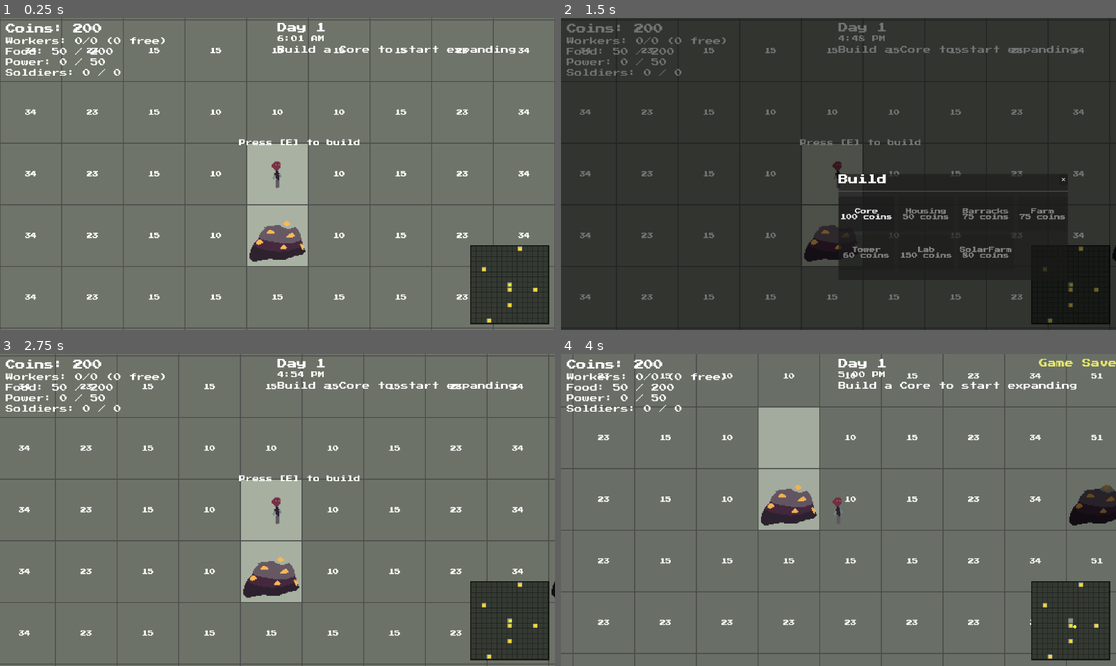
Above: before the commit, frames 1-4 (two rows, left to right).
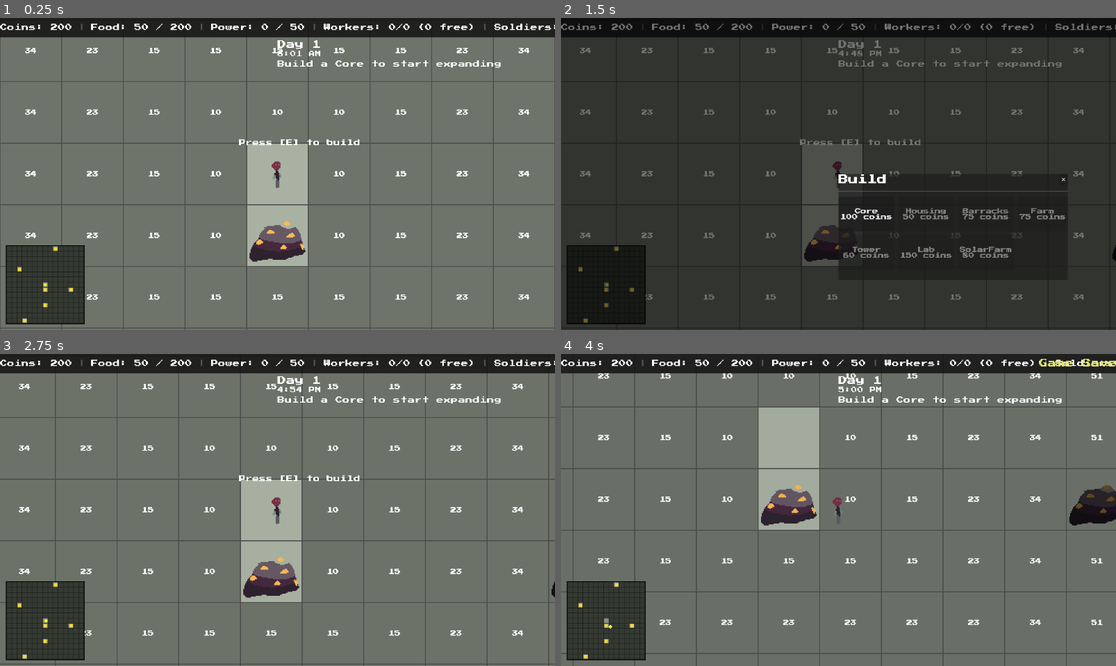
Above: after the commit, the same moments.

Repository: alecray/base-defense-game
Game: Godot game, scene res://scenes/main.tscn
Two runs of this game, one before a commit and one after it. Both use one fixed random seed, a clock stepped at 60 frames per second and the inputs below.
Inputs (mouse positions are in pixels of both pictures, inside the frame that each line leads up to):
- Up to frame 1 (0.25 s): no input
- Up to frame 2 (1.5 s): tap E at 0.5 s; move the mouse to (960, 158) at 0.52 s; hold D 0.53-1.25 s; tap U at 0.6 s; click (960, 158) at 0.67 s; click "Skip to Dusk" at 1.25 s
- Up to frame 3 (2.75 s): click "✕" at 2 s
- Up to frame 4 (4 s): tap E at 2.75, 2.85 s; move the mouse to (727, 525) at 2.77 s; hold S 2.78-3.53 s; click (727, 525) at 2.92 s; move the mouse to (894, 441) at 3.52 s; hold D from 3.53 s (still down); tap Z at 3.6 s; click (894, 441) at 3.67 s

The runs differ from the first frame. In frame 1, 15% of the frame differs, in the area x 0-100%, y 0-99%; in frame 2, 13%; in frame 3, 15%; in frame 4, 15%.

Commit message:
Refactor HUD to RTS convention: full-width top resource bar, minimap moves to bottom-left.
Co-Authored-By: Claude Sonnet 4.6 <noreply@anthropic.com>

Diff:
--- a/scenes/hud.tscn
+++ b/scenes/hud.tscn
@@ -4,8 +4,3 @@
 
 [node name="HUD" type="CanvasLayer"]
 script = ExtResource("1_hud")
-
-[node name="CoinsLabel" type="Label" parent="."]
-offset_left = 12.0
-offset_top = 12.0
-text = "Coins: 100"
--- a/scripts/hud.gd
+++ b/scripts/hud.gd
@@ -1,7 +1,6 @@
 extends CanvasLayer
 
-@onready var _coins_label: Label = $CoinsLabel
-
+var _coins_label: Label
 var _core_prompt: Label
 var _workers_label: Label
 var _food_label: Label
@@ -31,43 +30,47 @@
 func _ready() -> void:
 	layer = 5
 	add_to_group("hud")
-	_coins_label.add_theme_font_size_override("font_size", 20)
-	_coins_label.text = "Coins: %d" % GameState.coins
-	GameState.coins_changed.connect(_on_coins_changed)
-	GameState.building_placed.connect(_on_building_placed)
-	GameState.workers_changed.connect(_on_workers_changed)
-	GameState.food_changed.connect(_on_food_changed)
-
-	_workers_label = Label.new()
-	_workers_label.add_theme_font_size_override("font_size", 16)
-	_workers_label.text = "Workers: 0/0 (0 free)"
-	_workers_label.position = Vector2(12.0, 40.0)
-	add_child(_workers_label)
-
-	_food_label = Label.new()
-	_food_label.add_theme_font_size_override("font_size", 16)
-	_food_label.text = "Food: %d / %d" % [GameState.food, GameState.food_cap]
-	_food_label.position = Vector2(12.0, 62.0)
-	add_child(_food_label)
-
-	_power_label = Label.new()
-	_power_label.add_theme_font_size_override("font_size", 16)
-	_power_label.text = "Power: %d / %d" % [GameState.power, GameState.power_cap]
-	_power_label.position = Vector2(12.0, 84.0)
-	add_child(_power_label)
-	GameState.power_changed.connect(_on_power_changed)
-
-	_soldiers_label = Label.new()
-	_soldiers_label.add_theme_font_size_override("font_size", 16)
-	_soldiers_label.text = "Soldiers: 0 / 0"
-	_soldiers_label.position = Vector2(12.0, 106.0)
-	add_child(_soldiers_label)
-	GameState.soldiers_changed.connect(_on_soldiers_changed)
-
+
+	# --- Full-width top resource bar ---
+	var bar_bg: ColorRect = ColorRect.new()
+	bar_bg.color = Color(0.06, 0.06, 0.06, 0.82)
+	bar_bg.set_anchors_preset(Control.PRESET_TOP_WIDE)
+	bar_bg.offset_bottom = 40.0
+	bar_bg.mouse_filter = Control.MOUSE_FILTER_IGNORE
+	add_child(bar_bg)
+
+	var hbox: HBoxContainer = HBoxContainer.new()
+	hbox.set_anchors_preset(Control.PRESET_TOP_WIDE)
+	hbox.offset_bottom = 40.0
+	hbox.alignment = BoxContainer.ALIGNMENT_CENTER
+	hbox.add_theme_constant_override("separation", 12)
+	hbox.mouse_filter = Control.MOUSE_FILTER_IGNORE
+	add_child(hbox)
+
+	_coins_label = _make_bar_label("Coins: %d" % GameState.coins)
+	hbox.add_child(_coins_label)
+	hbox.add_child(_make_sep())
+
+	_food_label = _make_bar_label("Food: %d / %d" % [GameState.food, GameState.food_cap])
+	hbox.add_child(_food_label)
+	hbox.add_child(_make_sep())
+
+	_power_label = _make_bar_label("Power: %d / %d" % [GameState.power, GameState.power_cap])
+	hbox.add_child(_power_label)
+	hbox.add_child(_make_sep())
+
+	_workers_label = _make_bar_label("Workers: 0/0 (0 free)")
+	hbox.add_child(_workers_label)
+	hbox.add_child(_make_sep())
+
+	_soldiers_label = _make_bar_label("Soldiers: 0 / 0")
+	hbox.add_child(_soldiers_label)
+
+	# --- Day / Time (below bar, center) ---
 	_day_label = Label.new()
-	_day_label.add_theme_font_size_override("font_size", 20)
+	_day_label.add_theme_font_size_override("font_size", 18)
 	_day_label.set_anchors_preset(Control.PRESET_CENTER_TOP)
-	_day_label.offset_top = 10.0
+	_day_label.offset_top = 46.0
 	_day_label.horizontal_alignment = HORIZONTAL_ALIGNMENT_CENTER
 	add_child(_day_label)
 	var cycle: Node = get_tree().get_first_node_in_group("day_night_cycle")
@@ -78,29 +81,57 @@
 		_day_label.text = "Day 1"
 
 	_time_label = Label.new()
-	_time_label.add_theme_font_size_override("font_size", 14)
+	_time_label.add_theme_font_size_override("font_size", 13)
 	_time_label.set_anchors_preset(Control.PRESET_CENTER_TOP)
-	_time_label.offset_top = 36.0
+	_time_label.offset_top = 68.0
 	_time_label.horizontal_alignment = HORIZONTAL_ALIGNMENT_CENTER
 	_time_label.text = "6:00 AM"
 	add_child(_time_label)
 
+	# --- Tutorial prompt ---
 	_core_prompt = Label.new()
 	_core_prompt.text = "Build a Core to start expanding"
-	_core_prompt.add_theme_font_size_override("font_size", 16)
+	_core_prompt.add_theme_font_size_override("font_size", 15)
 	_core_prompt.set_anchors_preset(Control.PRESET_CENTER_TOP)
-	_core_prompt.offset_top = 58.0
+	_core_prompt.offset_top = 88.0
 	_core_prompt.horizontal_alignment = HORIZONTAL_ALIGNMENT_CENTER
 	_core_prompt.visible = GameState.get_building_count("Core") == 0
 	add_child(_core_prompt)
+
+	# --- Minimap (bottom-left) ---
+	var minimap: Control = load("res://scripts/minimap.gd").new()
+	add_child(minimap)
+
+	# --- Signals ---
+	GameState.coins_changed.connect(_on_coins_changed)
+	GameState.building_placed.connect(_on_building_placed)
+	GameState.workers_changed.connect(_on_workers_changed)
+	GameState.food_changed.connect(_on_food_changed)
+	GameState.power_changed.connect(_on_power_changed)
+	GameState.soldiers_changed.connect(_on_soldiers_changed)
 	GameState.game_reset.connect(_on_game_reset)
 	GameState.game_over.connect(_on_game_over)
-	var minimap: Control = load("res://scripts/minimap.gd").new()
-	add_child(minimap)
 	GameState.first_mine_worker_assigned.connect(_on_first_mine_worker_assigned)
 	GameState.first_farm_worker_assigned.connect(_on_first_farm_worker_assigned)
 	GameState.first_wall_placed.connect(_on_first_wall_placed)
 	GameState.building_attacked.connect(_on_building_attacked)
+
+func _make_bar_label(text: String) -> Label:
+	var lbl: Label = Label.new()
+	lbl.text = text
+	lbl.add_theme_font_size_override("font_size", 15)
+	lbl.vertical_alignment = VERTICAL_ALIGNMENT_CENTER
+	lbl.mouse_filter = Control.MOUSE_FILTER_IGNORE
+	return lbl
+
+func _make_sep() -> Label:
+	var sep: Label = Label.new()
+	sep.text = "|"
+	sep.add_theme_font_size_override("font_size", 15)
+	sep.add_theme_color_override("font_color", Color(0.5, 0.5, 0.5, 0.55))
+	sep.vertical_alignment = VERTICAL_ALIGNMENT_CENTER
+	sep.mouse_filter = Control.MOUSE_FILTER_IGNORE
+	return sep
 
 func _process(delta: float) -> void:
 	if _time_label == null:
--- a/scripts/minimap.gd
+++ b/scripts/minimap.gd
@@ -23,10 +23,10 @@
 
 func _ready() -> void:
 	mouse_filter = Control.MOUSE_FILTER_IGNORE
-	set_anchors_preset(Control.PRESET_BOTTOM_RIGHT)
-	offset_right  = -MM_PAD
+	set_anchors_preset(Control.PRESET_BOTTOM_LEFT)
+	offset_left   = MM_PAD
 	offset_bottom = -MM_PAD
-	offset_left   = offset_right  - MM_SIZE - BORDER * 2.0
+	offset_right  = offset_left  + MM_SIZE + BORDER * 2.0
 	offset_top    = offset_bottom - MM_SIZE - BORDER * 2.0
 	var tile_grid: Node = get_tree().get_first_node_in_group("tile_grid")
 	if tile_grid != null:
